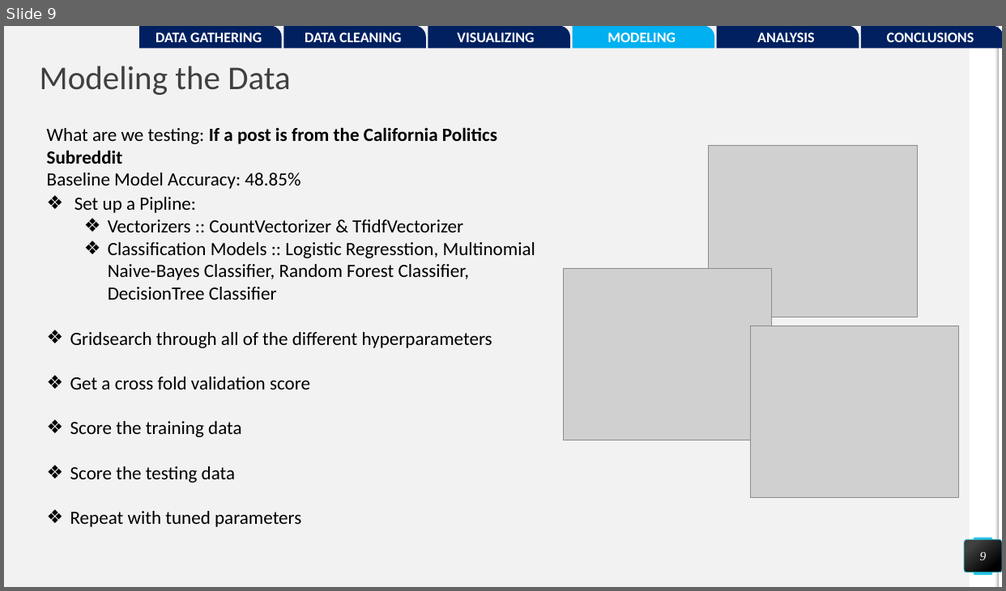
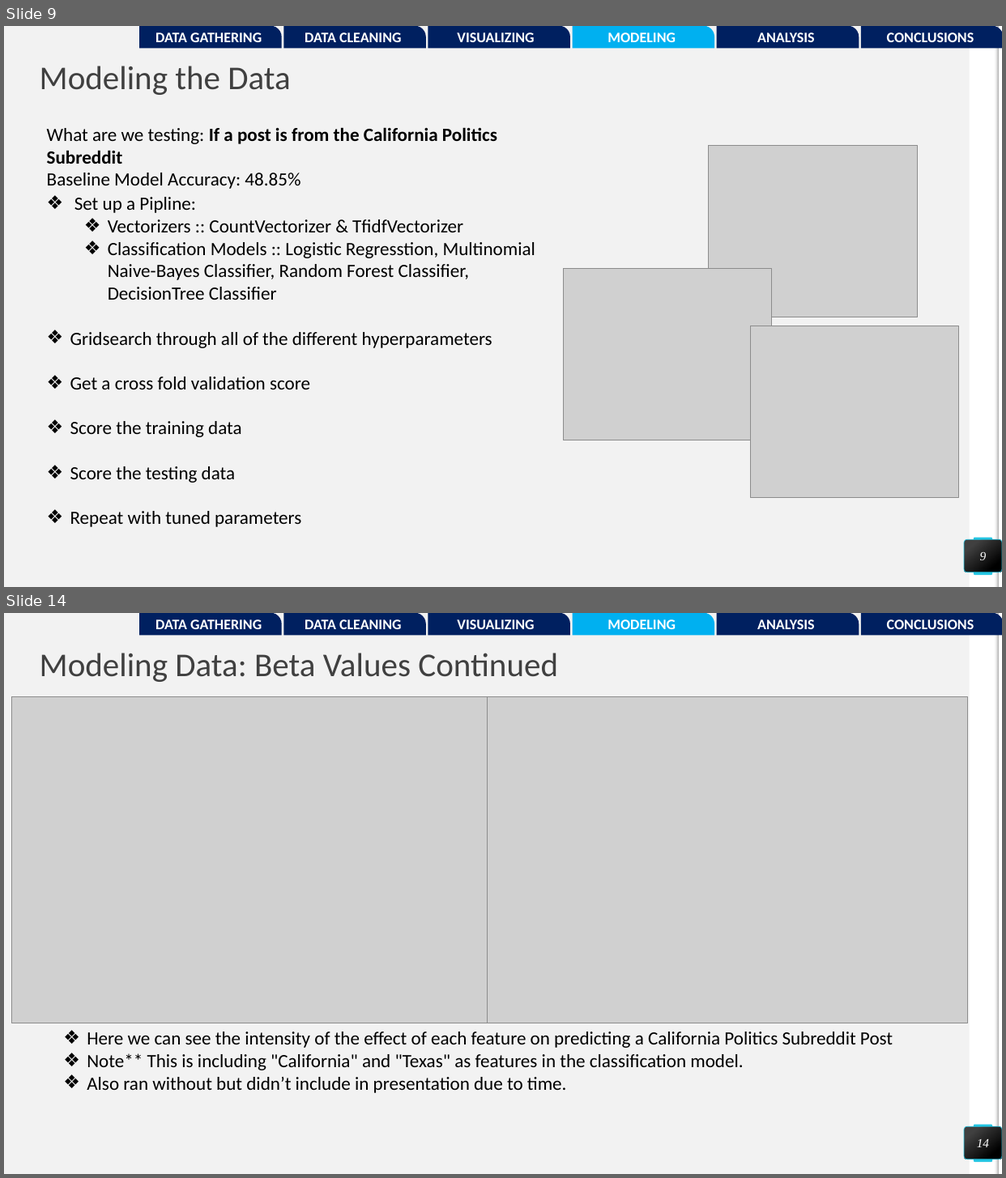
Before and after one commit to pwalesdi/GA_Project_3, a slide deck: Subreddit_Presentation.pptx. Shown one above the other, each under a label of ours: slide 9 before the commit, slides 9 and 14 after it; the slides between them are not shown. The pictures are 1006x591 and 1006x1178 pixels, drawn with LibreOffice and Linux fonts; fonts in the diff are those of the drawing; grey boxes stand for pictures. Boxes give left, top, right and bottom in pixels: in the first picture for what was removed or moved away, otherwise in the second. Text is boxed around its words. In the diff, an @@ line names an element or a change of style, - is before the commit and + after.

```diff
--- a/Subreddit_Presentation.pptx
+++ b/Subreddit_Presentation.pptx
@@ slide 14 added at (4, 613, 1002, 1174), background #F2F2F2; not listed: 4 template elements that a slide beside it also shows @@
@@ round rect added at (139, 613, 282, 636), fill #002060, 14 pt, text #FFFFFF, bold @@
+DATA GATHERING
@@ round rect added at (284, 613, 426, 636), fill #002060, 14 pt, text #FFFFFF, bold @@
+DATA CLEANING
@@ round rect added at (428, 613, 571, 636), fill #002060, 14 pt, text #FFFFFF, bold @@
+VISUALIZING
@@ round rect added at (572, 613, 714, 636), fill #00B0F0, 14 pt, text #FFFFFF, bold @@
+MODELING
@@ round rect added at (717, 613, 859, 636), fill #002060, 14 pt, text #FFFFFF, bold @@
+ANALYSIS
@@ round rect added at (861, 613, 1002, 636), fill #002060, 14 pt, text #FFFFFF, bold @@
+CONCLUSIONS
@@ title added at (40, 653, 558, 682), 32 pt, text #404040 @@
+Modeling Data: Beta Values Continued
@@ picture added at (12, 697, 488, 1023) @@
@@ picture added at (487, 697, 967, 1023) @@
@@ text added at (87, 1032, 893, 1093), 18 pt, text #000000 @@
+❖ Here we can see the intensity of the effect of each feature on predicting a California Politics Subreddit Post
+❖ Note** This is including "California" and "Texas" as features in the classification model.
+❖ Also ran without but didn’t include in presentation due to time.
@@ page number added at (965, 1127, 1002, 1160), fill gradient #404040 to #000000, outline #25C6E3 0.5 pt, 12 pt, text #FFFFFF, italic @@
+14
```
Also in this commit, not shown: 2 slides changed, 7 other slides added, 5 slides removed, 5 other files.
